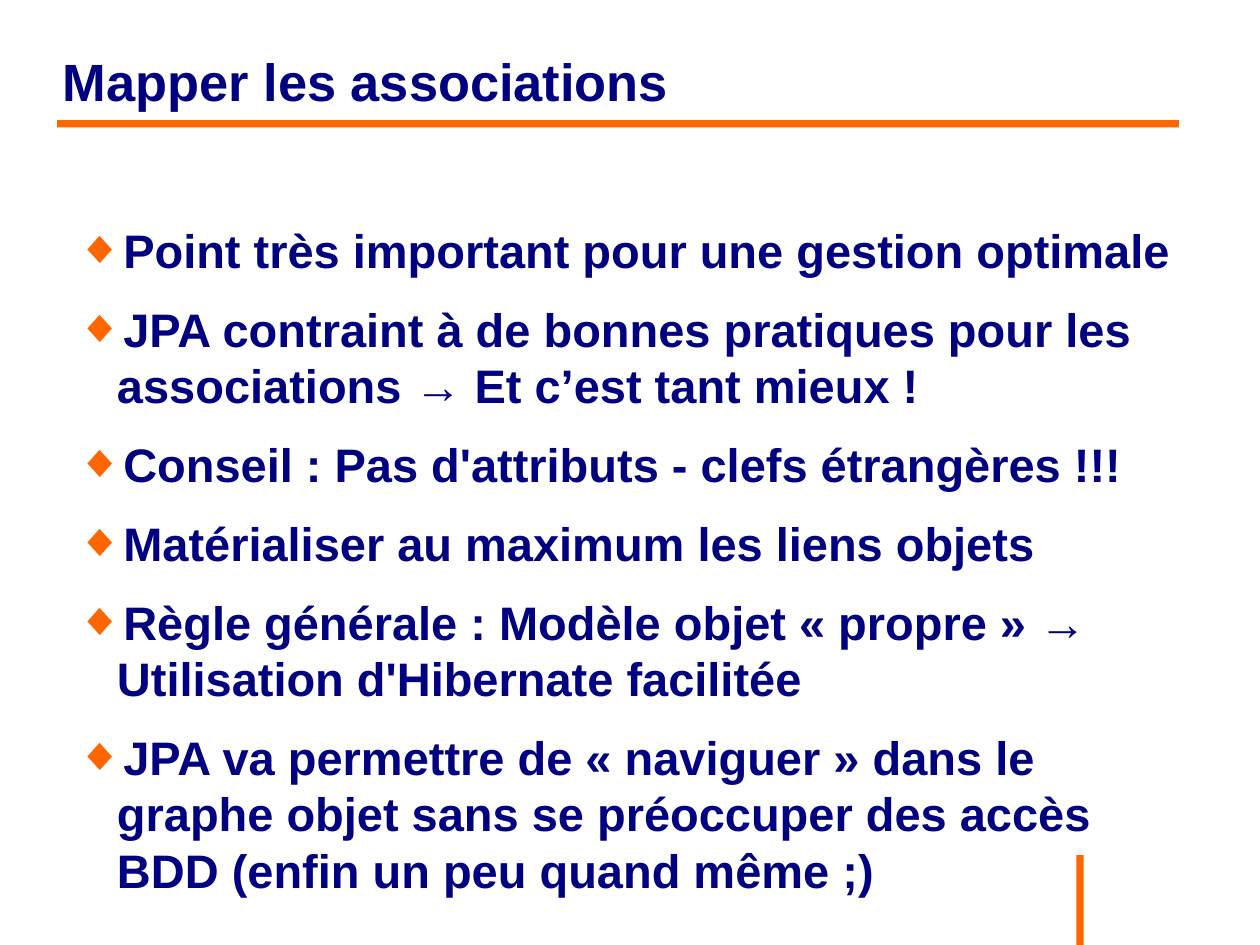
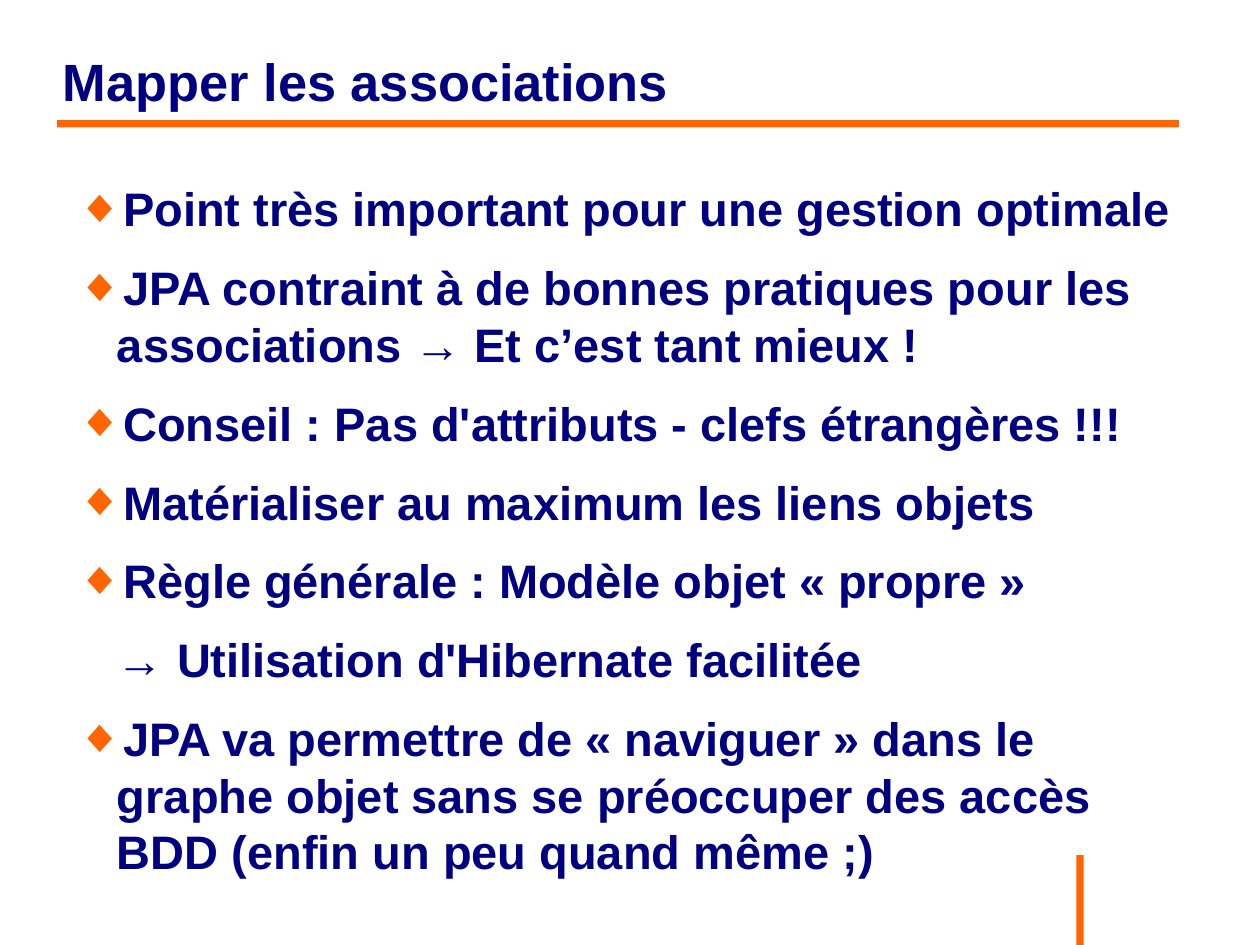
Before and after one commit to philphils/formation-hibernate-basique, a slide deck: slide 73 of Documentation/diapo_formation_hibernate.odp. Drawn at 1260x945 pixels with LibreOffice and Linux fonts; fonts in the diff are those of the drawing; background and template pictures are left out. Boxes give left, top, right and bottom in pixels: in the first picture for what was removed or moved away, otherwise in the second. Text is boxed around its words. In the diff, an @@ line names an element or a change of style, - is before the commit and + after.

```diff
--- a/Documentation/diapo_formation_hibernate.odp
+++ b/Documentation/diapo_formation_hibernate.odp
@@ text "Point très important pour une ...": place and size @@
-text "Point très important pour une ..." at bbox=[117, 233, 1169, 897]
+text "Point très important pour une ..." at bbox=[117, 191, 1169, 822]
@@ text at bbox=[123, 563, 987, 678]: text changed @@
-◆ Règle générale : Modèle objet « propre » → Utilisation d'Hibernate facilitée
+◆ Règle générale : Modèle objet « propre »
+→ Utilisation d'Hibernate facilitée
```
Also in this commit, not shown: 10 other slides changed.
